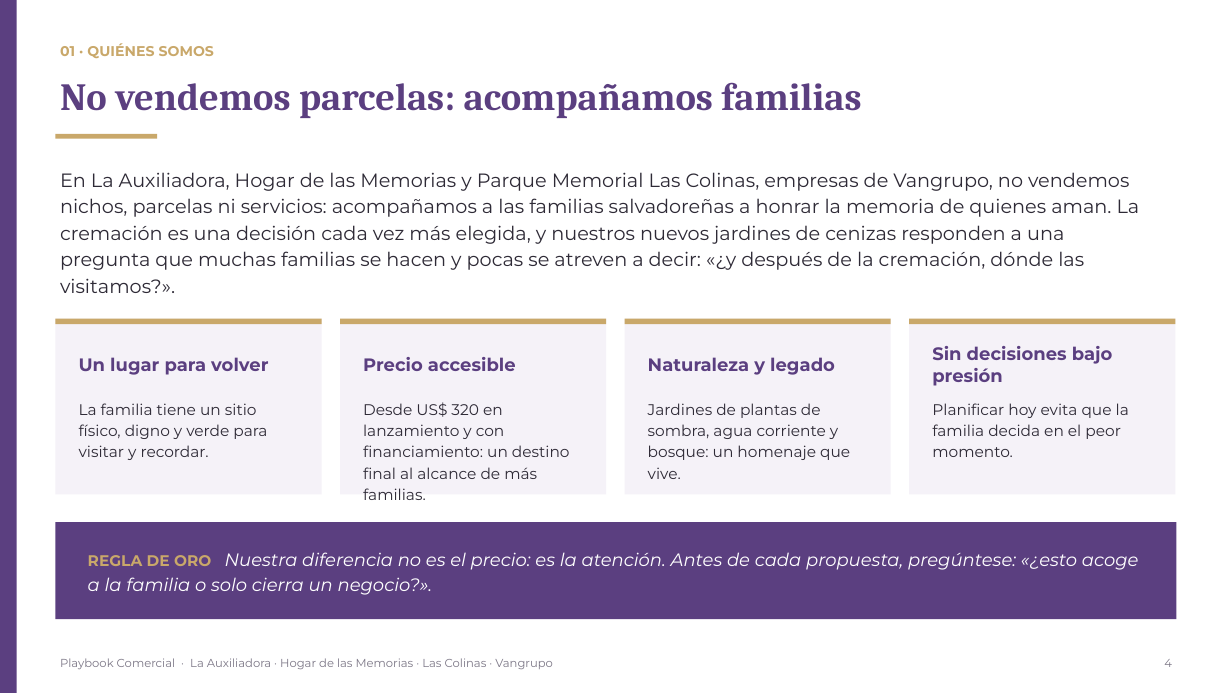
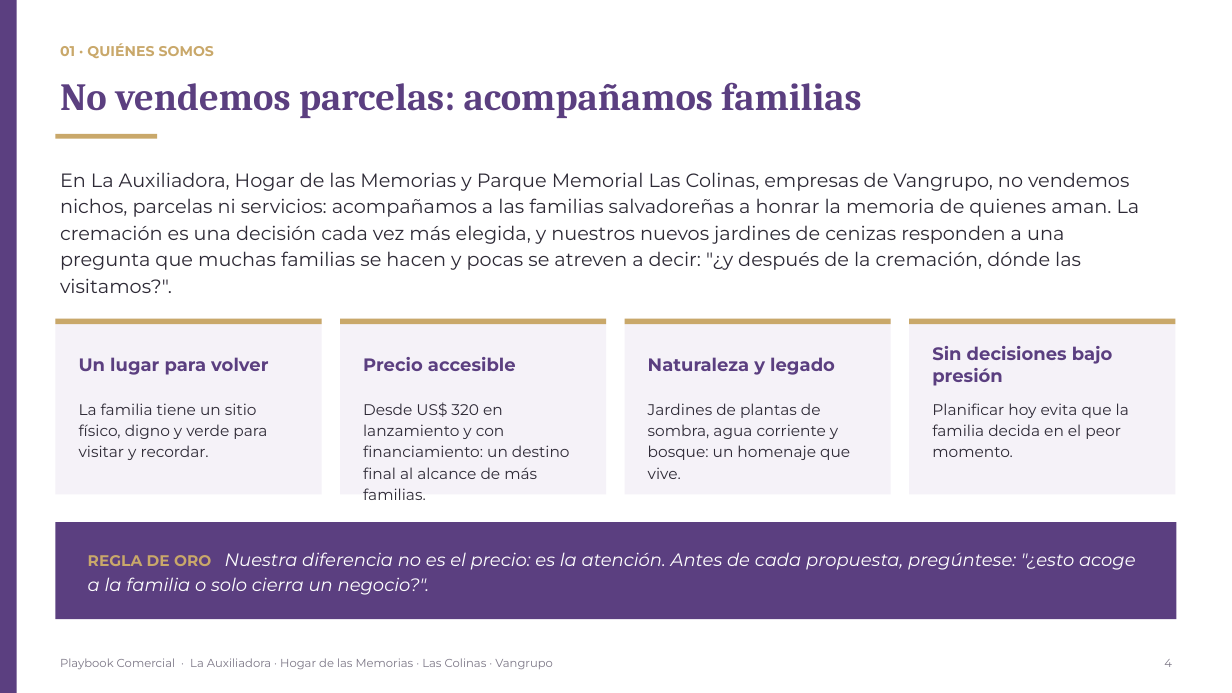
Before and after one commit to os267/teste, a slide deck: slide 4 of playbook/salida/Playbook_Comercial_Cremacion_Vangrupo.pptx. Drawn at 1232x693 pixels with LibreOffice and Linux fonts; fonts in the diff are those of the drawing. Boxes give left, top, right and bottom in pixels: in the first picture for what was removed or moved away, otherwise in the second. Text is boxed around its words. In the diff, an @@ line names an element or a change of style, - is before the commit and + after.

```diff
--- a/playbook/salida/Playbook_Comercial_Cremacion_Vangrupo.pptx
+++ b/playbook/salida/Playbook_Comercial_Cremacion_Vangrupo.pptx
@@ text at (60,172,1140,293): text changed @@
-En La Auxiliadora, Hogar de las Memorias y Parque Memorial Las Colinas, empresas de Vangrupo, no vendemos nichos, parcelas ni servicios: acompañamos a las familias salvadoreñas a honrar la memoria de quienes aman. La cremación es una decisión cada vez más elegida, y nuestros nuevos jardines de cenizas responden a una pregunta que muchas familias se hacen y pocas se atreven a decir: «¿y después de la cremación, dónde las visitamos?».
+En La Auxiliadora, Hogar de las Memorias y Parque Memorial Las Colinas, empresas de Vangrupo, no vendemos nichos, parcelas ni servicios: acompañamos a las familias salvadoreñas a honrar la memoria de quienes aman. La cremación es una decisión cada vez más elegida, y nuestros nuevos jardines de cenizas responden a una pregunta que muchas familias se hacen y pocas se atreven a decir: "¿y después de la cremación, dónde las visitamos?".
@@ text at (88,552,1136,595): text changed @@
-REGLA DE ORO Nuestra diferencia no es el precio: es la atención. Antes de cada propuesta, pregúntese: «¿esto acoge a la familia o solo cierra un negocio?».
+REGLA DE ORO Nuestra diferencia no es el precio: es la atención. Antes de cada propuesta, pregúntese: "¿esto acoge a la familia o solo cierra un negocio?".
```
Also in this commit, not shown: 20 other slides changed, 10 other files.
